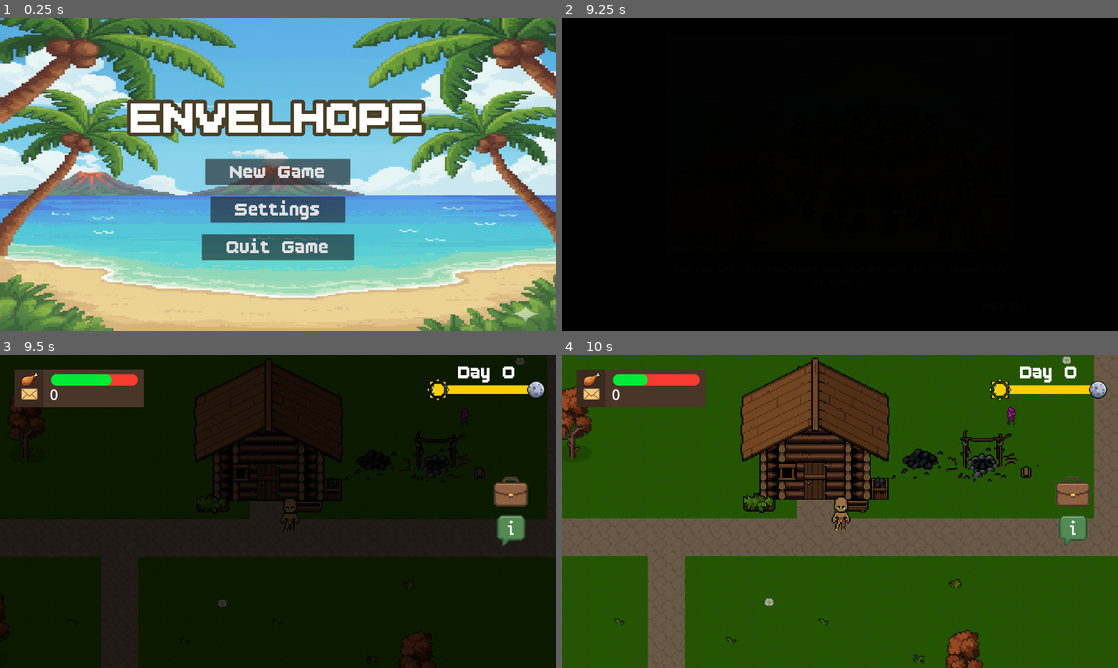
Above: before the commit, frames 1-4 (two rows, left to right).
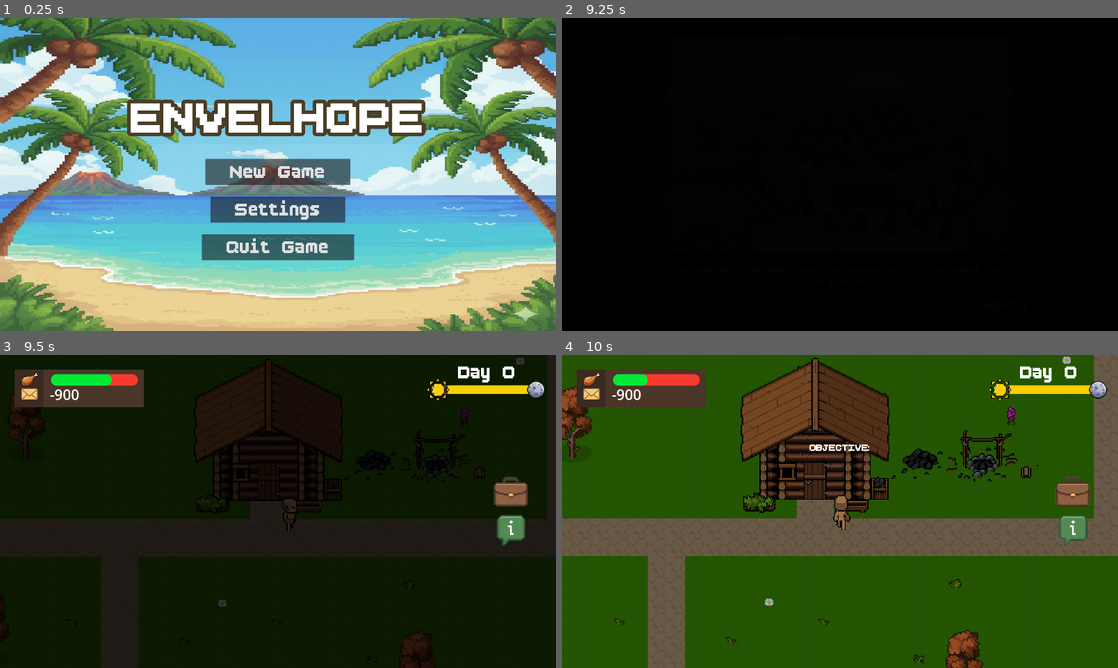
Above: after the commit, the same moments.

Repository: hoaxnt/envelhope-beta
Game: Godot game, scene res://Scenes/utils/main_menu.tscn
The game is run twice, just before and just after one commit, with the same random seed, the same clock (stepped at 60 frames per second) and the same inputs.
Inputs (mouse positions are in pixels of both pictures, inside the frame that each line leads up to):
- Up to frame 1 (0.25 s): no input
- Up to frame 2 (9.25 s): click "New Game" at 0.5 s; click "New Game" at 1.25 s; click (840, 174) at 2 s; click (840, 174) at 2.75 s; move the mouse to (962, 158) at 3.52 s; hold Right (ui_right) 3.53-4.28 s; hold E (interact) 3.53-4.28 s; click (962, 158) at 3.67 s; tap Q (show_objective) at 3.8, 4.35, 5.3, 5.85, 6.8 s; move the mouse to (728, 190) at 4.27 s; hold Down (ui_down) 4.28-5.03 s; tap E (interact) at 4.55, 6.05, 7.35, 8.85 s; move the mouse to (895, 105) at 5.02 s; hold Right (ui_right) 5.03-5.78 s; hold E (interact) 5.03-5.78 s; move the mouse to (812, 237) at 5.77 s; hold Up (ui_up) 5.78-6.53 s; click (812, 237) at 5.92 s; move the mouse to (1006, 221) at 6.52 s; hold Shift 6.53-7.28 s; hold Left (ui_left) 6.53-8.03 s; tap I (show_inventory) at 7.15 s; move the mouse to (673, 127) at 7.27 s; move the mouse to (867, 174) at 8.02 s; hold Down (ui_down) 8.03-8.78 s; hold Q (show_objective) 8.03-8.78 s; click (867, 174) at 8.17 s; move the mouse to (756, 96) at 8.77 s; hold Right (ui_right) from 8.78 s (still down)
- Up to frame 3 (9.5 s): keep holding Right (ui_right)
- Up to frame 4 (10 s): move the mouse to (962, 495) at 9.52 s; release Right (ui_right) at 9.53 s; hold Up (ui_up) from 9.53 s (still down); hold Q (show_objective) from 9.53 s (still down)

Frames 1-2 are identical in both runs. In frame 3, 0.2% of the frame differs, in the area x 9-54%, y 10-57%; in frame 4, 0.4%, in the area x 9-56%, y 10-56%.
Error before the commit: Invalid assignment of property or key 'text' with value of type 'String' on a base object of type 'null instance'. (res://Scripts/hud/envelopes.gd:8)

Commit message:
minor fixes

Diff:
--- a/Scripts/Chapters/chapter_2.gd
+++ b/Scripts/Chapters/chapter_2.gd
@@ -1,6 +1,7 @@
 extends Node2D
 
 @onready var camera : Camera2D = $Player/Camera2D
+@onready var objective_label = Hud.get_node("ObjectivePanel/MarginContainer/ObjectiveLabel")
 
 func _ready() -> void:
 	camera.limit_left = 1
@@ -8,6 +9,7 @@
 	camera.limit_right = 1710
 	camera.limit_bottom = 730
 	Hud.show()
+	objective_label.text = "Skree"
 
 
 func _input(event: InputEvent) -> void:
--- a/Scripts/characters/npc_plaza/blind_vendor/blind_vendor.gd
+++ b/Scripts/characters/npc_plaza/blind_vendor/blind_vendor.gd
@@ -6,12 +6,5 @@
 func _ready() -> void:
 	pass
 
-func _input(event: InputEvent) -> void:
-	if event.is_action_released("interact"):
-		is_dialog_visible = !is_dialog_visible
-		dialog_box = get_parent().get_child(6).get_child(0).get_child(1)
-		dialog_box.get_child(0).text = "I'm the " + self.name + "."
-		dialog_box.visible = not is_dialog_visible
-
 func _process(_delta: float) -> void:
 	pass
--- a/Scripts/characters/npc_plaza/street_performer/street_performer.gd
+++ b/Scripts/characters/npc_plaza/street_performer/street_performer.gd
@@ -10,13 +10,6 @@
 func _process(_delta: float) -> void:
 	pass
 
-func _input(event: InputEvent) -> void:
-	if event.is_action_released("interact"):
-		is_dialog_visible = !is_dialog_visible
-		dialog_box = get_parent().get_child(6).get_child(0).get_child(1)
-		dialog_box.get_child(0).text = "I'm the " + self.name + "."
-		dialog_box.visible = not is_dialog_visible
-
 func _on_body_entered(_player: PhysicsBody2D) -> void:
 	#if player.name == "Player":
 		#while player:
--- a/Scripts/characters/player.gd
+++ b/Scripts/characters/player.gd
@@ -9,7 +9,7 @@
 
 @onready var inventory_panel = Hud.get_node("Control4")
 @onready var dialogue_box = Hud.get_node("DialogueBox")
-@onready var obj = Hud.get_node("Control5/MarginContainer/ObjectiveLabel/ObjectiveTextAnimation")
+@onready var obj = Hud.get_node("ObjectivePanel/MarginContainer/ObjectiveLabel/ObjectiveTextAnimation")
 @onready var objective_label_anim = Hud.get_node("Control5/MarginContainer/ObjectiveLabel/ObjectiveTextAnimation")
 @onready var inventory = Hud.get_node("Control4")
 
@@ -78,11 +78,12 @@
 	if input_direction.length() > 0:
 			if abs(input_direction.x) > abs(input_direction.y):
 					if input_direction.x < 0:
-						inventory.hide()
 						dialogue_box.close_dialogue()
 						anim.play("walk_side")
 						anim.flip_h = true
 						last_direction = "left"
+						if inventory:
+							inventory.hide()
 
 						if current_tool_instance:
 							current_tool_instance.scale.x = -0.5
@@ -90,25 +91,28 @@
 
 					else:
 						dialogue_box.close_dialogue()
-						inventory.hide()
 						anim.play("walk_side")
 						anim.flip_h = false
 						last_direction = "right"
+						if inventory:
+							inventory.hide()
 
 						if current_tool_instance:
 							current_tool_instance.scale.x = 0.5
 							current_tool_instance.position.x = 0
 			else:
 					if input_direction.y < 0:
-						inventory.hide()
 						dialogue_box.close_dialogue()
 						anim.play("walk_up")
 						last_direction = "up"
+						if inventory:
+							inventory.hide()
 					else:
 						dialogue_box.close_dialogue()
-						inventory.hide()
 						anim.play("walk_down")
 						last_direction = "down"
+						if inventory:
+							inventory.hide()
 	else:
 			match last_direction:
 					"up":
@@ -144,12 +148,14 @@
 func _unhandled_input(event: InputEvent) -> void:
 	#	-- Show Inventory --
 	if event.is_action_pressed("show_inventory"):
-		inventory_panel.visible = not inventory_panel.visible
+		if inventory_panel:
+			inventory_panel.visible = not inventory_panel.visible
 #	-- Show Objective --
 	if event.is_action_pressed("show_objective"):
 		sfx.stream = StreamAudio.typing
 		sfx.play()
-		obj.play("show_objective")
+		if obj:
+			obj.play("show_objective")
 #	-- Interact NPC --
 	if event.is_action_pressed("interact") and current_npc:
 		sfx.stream = StreamAudio.interact
--- a/Scripts/hud/envelopes.gd
+++ b/Scripts/hud/envelopes.gd
@@ -1,12 +1,12 @@
 extends Label
 
 @onready var PLAYER_DATA = SaveLoad.load_game(SaveLoad.PLAYER_DATA_PATH)
-@onready var envelope_label = Hud.get_node("Control/MarginContainer/Panel/HBoxContainer/VBoxContainer/HBoxContainer2/Envelopes")
+#@onready var envelope_label = Hud.get_node("Control/MarginContainer/Panel/HBoxContainer/VBoxContainer/HBoxContainer2/Envelopes")
 
 func _ready() -> void:
 	PLAYER_DATA = SaveLoad.load_game(SaveLoad.PLAYER_DATA_PATH)
-	envelope_label.text = str(int(PLAYER_DATA["envelopes"]))
+	text = str(int(PLAYER_DATA["envelopes"]))
 
 func _on_timer_timeout() -> void:
 	PLAYER_DATA = SaveLoad.load_game(SaveLoad.PLAYER_DATA_PATH)
-	envelope_label.text = str(int(PLAYER_DATA["envelopes"]))
+	text = str(int(PLAYER_DATA["envelopes"]))
--- a/Scripts/hud/hunger_bar.gd
+++ b/Scripts/hud/hunger_bar.gd
@@ -2,14 +2,12 @@
 
 @onready var PLAYER_DATA = SaveLoad.load_game(SaveLoad.PLAYER_DATA_PATH)
 @onready var envelopes = PLAYER_DATA.get("envelopes")
+@onready var hunger_status = PLAYER_DATA.get("hunger", 100.0)
 @onready var timer = $Timer
-@onready var hunger_status = PLAYER_DATA.get("hunger", 100.0)
 
 func _ready():
-#		Max value displayed on HUDs
 		max_value = 100.0
 
-#		Displayed current hunger value
 		value = hunger_status
 
 		if is_instance_valid(timer):
--- a/Scripts/utils/inventory.gd
+++ b/Scripts/utils/inventory.gd
@@ -17,7 +17,7 @@
 	_update_item_list()
 
 func _update_item_list():
-	item_list.clear()
+	#item_list.clear()
 	for item_name in InventoryManager.inventory:
 		var quantity = InventoryManager.inventory[item_name]
 		var display_text = item_name
